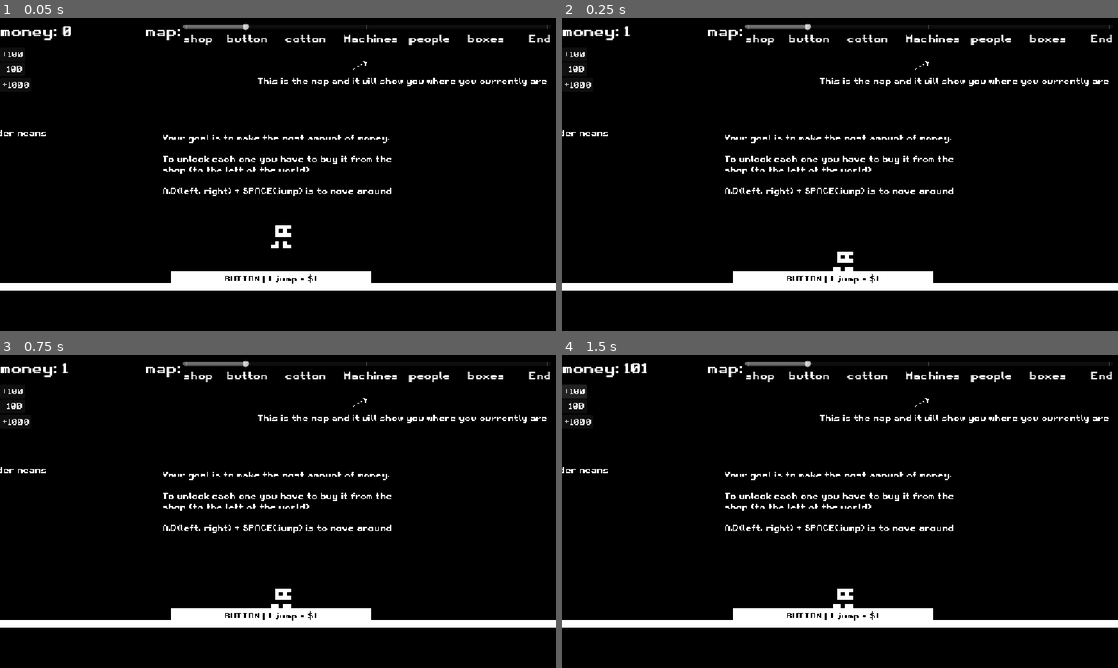
Above: before the commit, frames 1-4 (two rows, left to right).
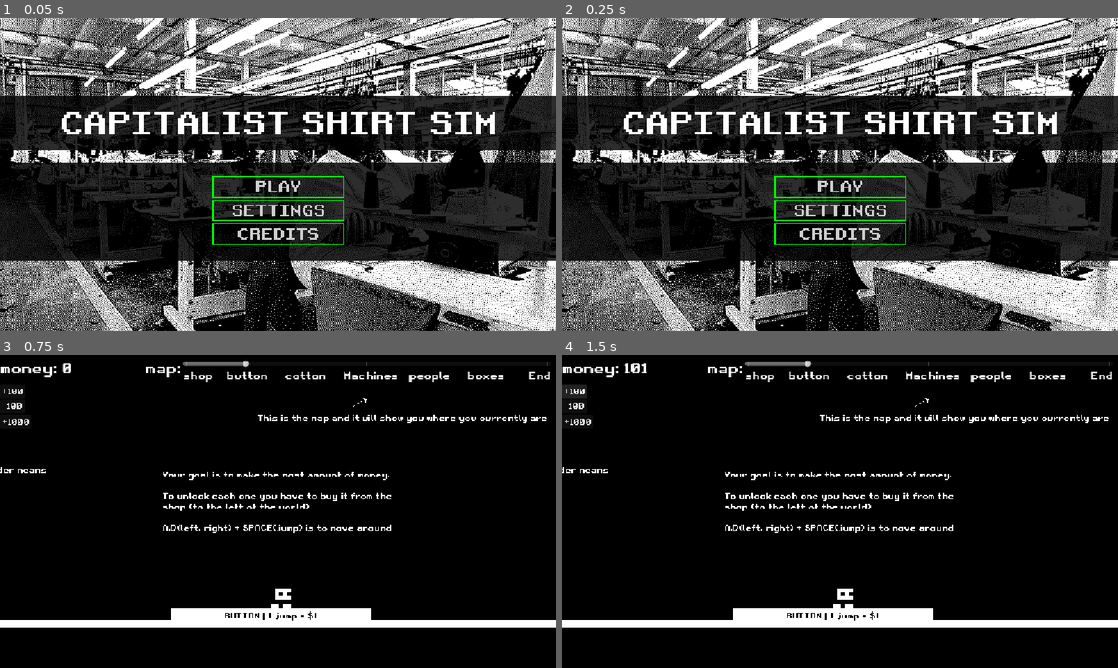
Above: after the commit, the same moments.

Repository: simonM-b/world-history-midterm
Game: Godot game, scene res://scene + script/title.tscn
Two runs of this game, one before a commit and one after it. Both use one fixed random seed, a clock stepped at 60 frames per second and the inputs below. Before the commit the project starts from res://scene + script/main.tscn.
Inputs (mouse positions are in pixels of both pictures, inside the frame that each line leads up to):
- Up to frame 1 (0.05 s): no input
- Up to frame 2 (0.25 s): no input
- Up to frame 3 (0.75 s): click (278, 524) at 0.5 s, where only the run after the commit has a clickable "PLAY"
- Up to frame 4 (1.5 s): click "+100" at 1.25 s

The runs differ from the first frame. In frame 1, 61% of the frame differs, in the area x 0-100%, y 0-100%; in frame 2, 61%; in frame 3, less than 0.1%; in frame 4, nothing differs.

Commit message:
minor changes

Diff:
--- a/GLOBAL.gd
+++ b/GLOBAL.gd
@@ -23,10 +23,10 @@
 
 var minigameMoney = { #The amount of money that you get if you win each minigame
 	button = 1,
-	cotton = 5,
-	machines = 50,
-	people = 600,
-	boxes = 5000
+	cotton = 10,
+	machines = 100,
+	people = 1000,
+	boxes = 10000
 }
 
 var shopCostItem = {
--- a/project.godot
+++ b/project.godot
@@ -14,8 +14,9 @@
 
 [application]
 
-config/name="World History Midterm"
-run/main_scene="uid://cxmrpr3dkaduq"
+config/name="Capital cotton sim"
+config/version="0.1.1.0"
+run/main_scene="uid://c5qrulae3rrpm"
 config/features=PackedStringArray("4.6", "GL Compatibility")
 config/icon="res://images/icon.svg"
 
--- a/scene + script/cotton_ui.tscn
+++ b/scene + script/cotton_ui.tscn
@@ -96,7 +96,7 @@
 offset_bottom = 400.0
 theme_override_font_sizes/font_size = 32
 text = "Each     is a cotton. click 2-3 times
-to harvest. 1 cotton gives you $5"
+to harvest. 1 cotton gives you $10"
 
 [node name="Sprite2D" type="Sprite2D" parent="Label" unique_id=889121196]
 position = Vector2(130, 21)
--- a/scene + script/people search boxes/people_ui.gd
+++ b/scene + script/people search boxes/people_ui.gd
@@ -97,4 +97,5 @@
 
 
 func _on_when_win_tie_to_restart_timeout() -> void:
+	GLOBAL.money += GLOBAL.minigameMoney.people
 	restart()
Not shown, added: export_presets.cfg
